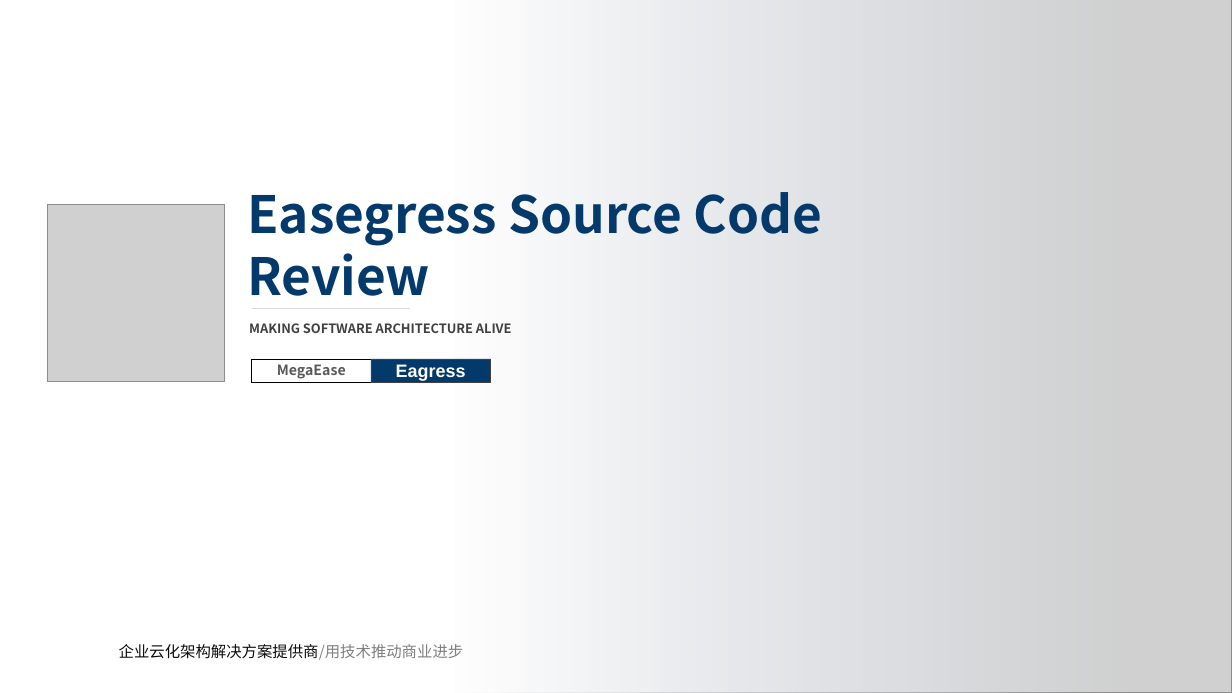
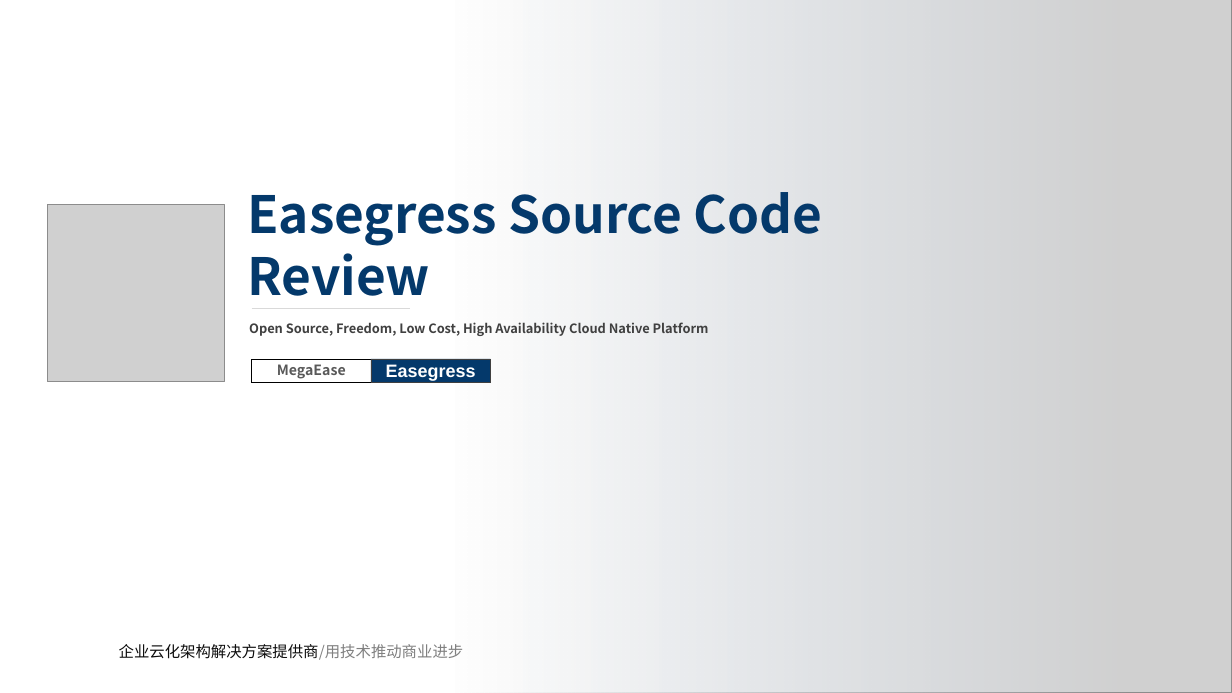
Before and after one commit to easegress-io/easegress, a slide deck: slide 1 of doc/slides/Easegress.code.pptx. Drawn at 1232x693 pixels with LibreOffice and Linux fonts; fonts in the diff are those of the drawing; grey boxes stand for pictures. Boxes give left, top, right and bottom in pixels: in the first picture for what was removed or moved away, otherwise in the second. Text is boxed around its words. In the diff, an @@ line names an element or a change of style, - is before the commit and + after.

Commit message:
update the slides

```diff
--- a/doc/slides/Easegress.code.pptx
+++ b/doc/slides/Easegress.code.pptx
@@ text at <box>249,322,709,336</box>: text changed @@
-MAKING SOFTWARE ARCHITECTURE ALIVE
+Open Source, Freedom, Low Cost, High Availability Cloud Native Platform
@@ text in rectangle at <box>386,364,476,381</box>: text changed @@
-Eagress
+Easegress
```
